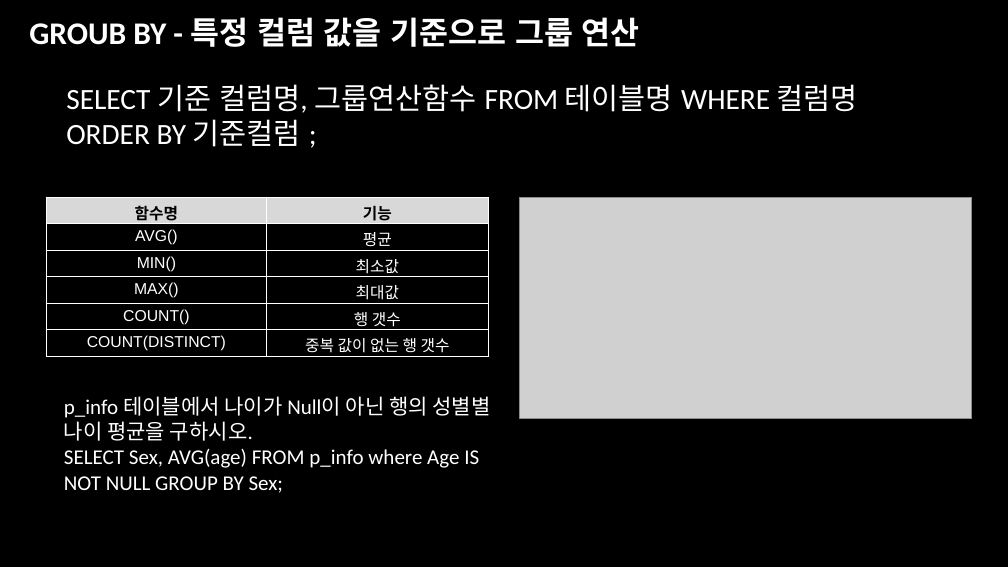
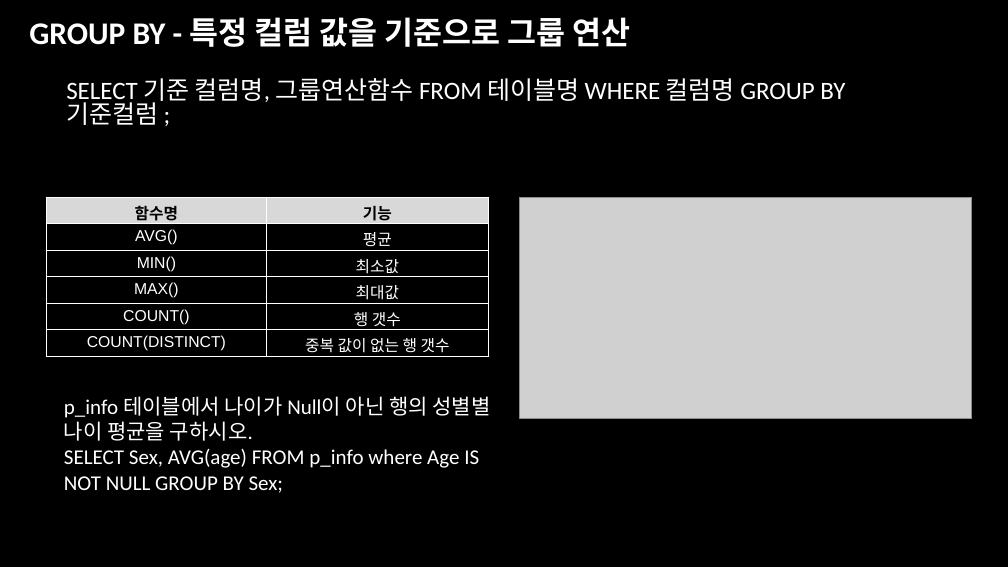
Before and after one commit to juhooong/fintech_service, a slide deck: slide 50 of 01DATABASE/데이터 분석을 위한 SQL입문(포맷 정리)2.pptx. Drawn at 1008x567 pixels with LibreOffice and Linux fonts; fonts in the diff are those of the drawing; grey boxes stand for pictures. Boxes give left, top, right and bottom in pixels: in the first picture for what was removed or moved away, otherwise in the second. Text is boxed around its words. In the diff, an @@ line names an element or a change of style, - is before the commit and + after.

```diff
--- a/01DATABASE/데이터 분석을 위한 SQL입문(포맷 정리)2.pptx
+++ b/01DATABASE/데이터 분석을 위한 SQL입문(포맷 정리)2.pptx
@@ title at (29,17,631,47): text changed @@
-GROUB BY - 특정 컬럼 값을 기준으로 그룹 연산
+GROUP BY - 특정 컬럼 값을 기준으로 그룹 연산
@@ text at (66,78,845,125): text changed; size 28 to 23.8 pt @@
-• SELECT 기준 컬럼명, 그룹연산함수 FROM 테이블명 WHERE 컬럼명 ORDER BY 기준컬럼 ;
+• SELECT 기준 컬럼명, 그룹연산함수 FROM 테이블명 WHERE 컬럼명 GROUP BY 기준컬럼 ;
```
Also in this commit, not shown: 18 other slides changed, 1 slide added, 26 other files.
